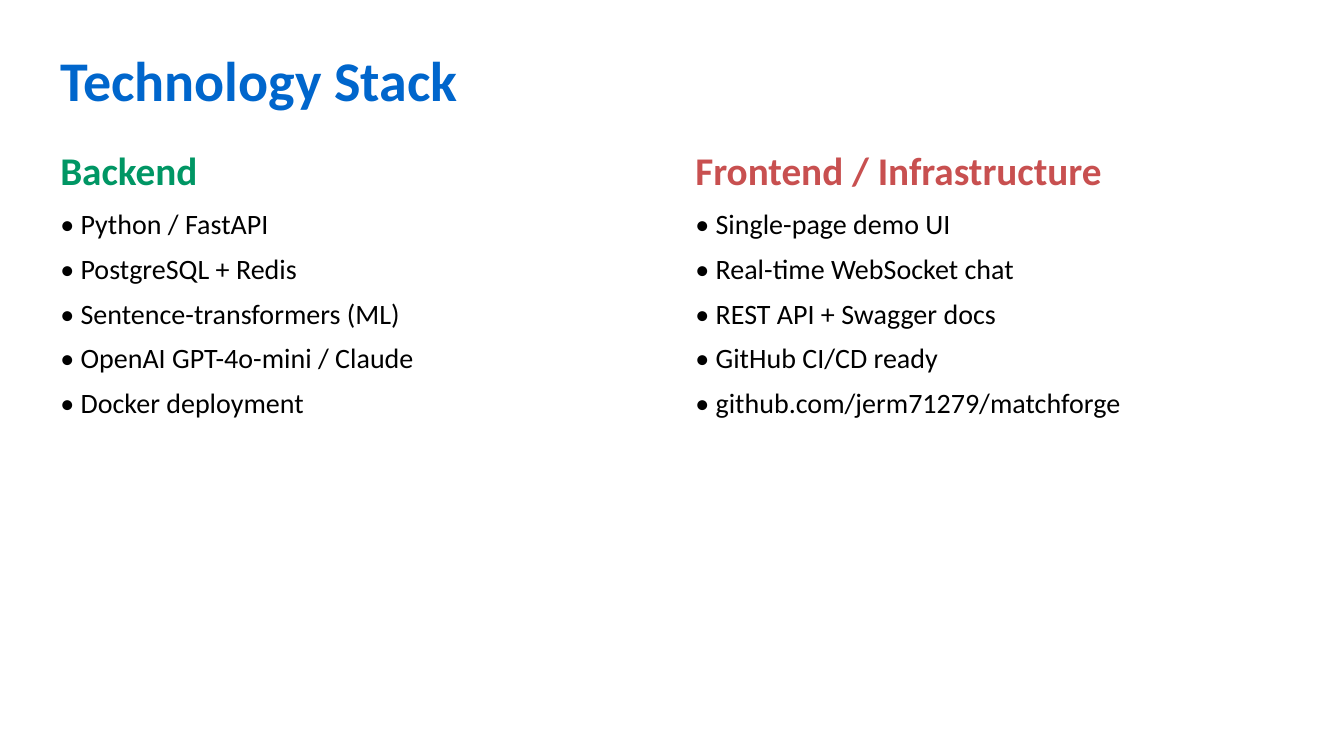
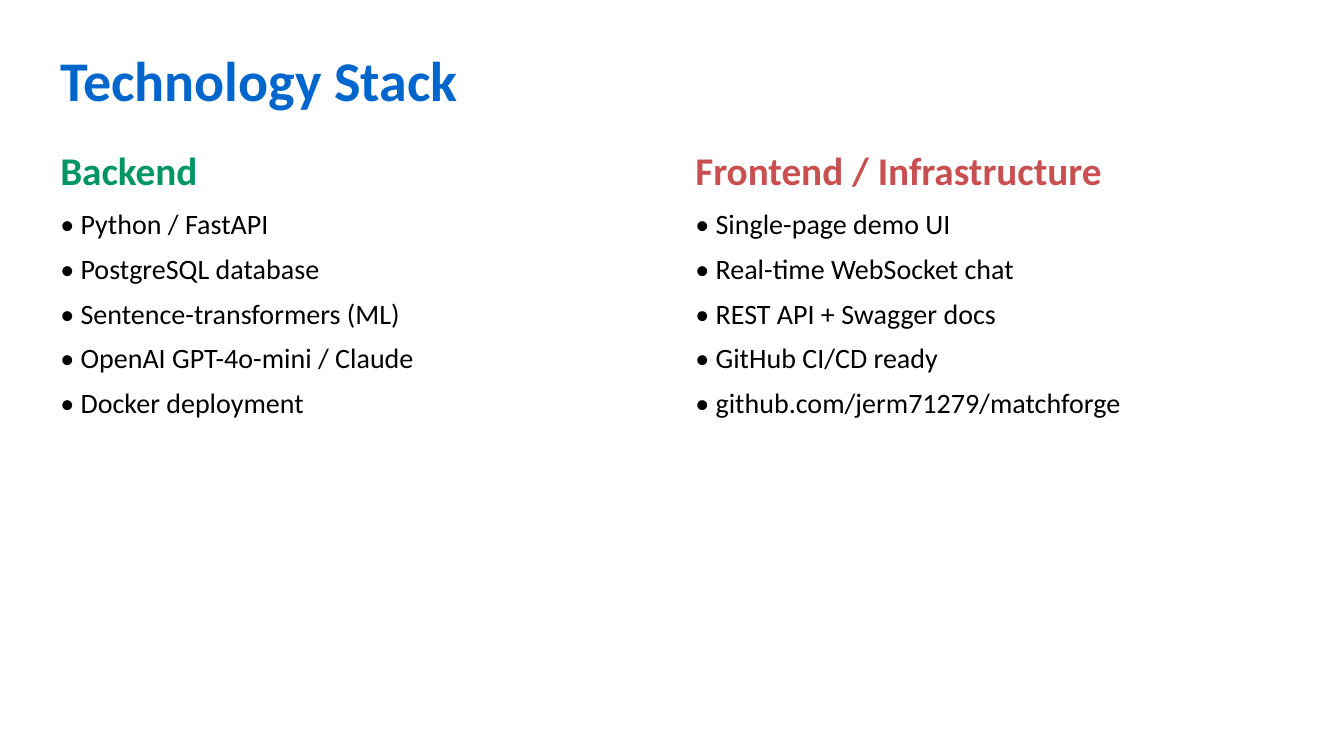
Before and after one commit to jerm71279/matchforge, a slide deck: slide 8 of business_plan/MatchForge_Presentation.pptx. Drawn at 1344x756 pixels with LibreOffice and Linux fonts; fonts in the diff are those of the drawing. Boxes give left, top, right and bottom in pixels: in the first picture for what was removed or moved away, otherwise in the second. Text is boxed around its words. In the diff, an @@ line names an element or a change of style, - is before the commit and + after.

```diff
--- a/business_plan/MatchForge_Presentation.pptx
+++ b/business_plan/MatchForge_Presentation.pptx
@@ text at box(81, 259, 320, 284): text changed @@
-• PostgreSQL + Redis
+• PostgreSQL database
```
Also in this commit, not shown: 4 other slides changed, 1 slide removed, 1 other file.
